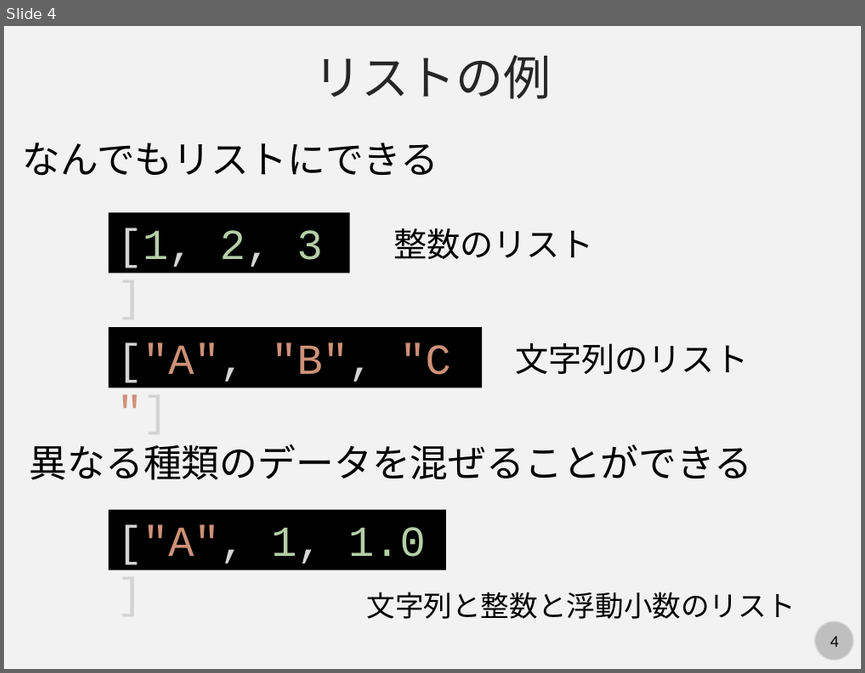
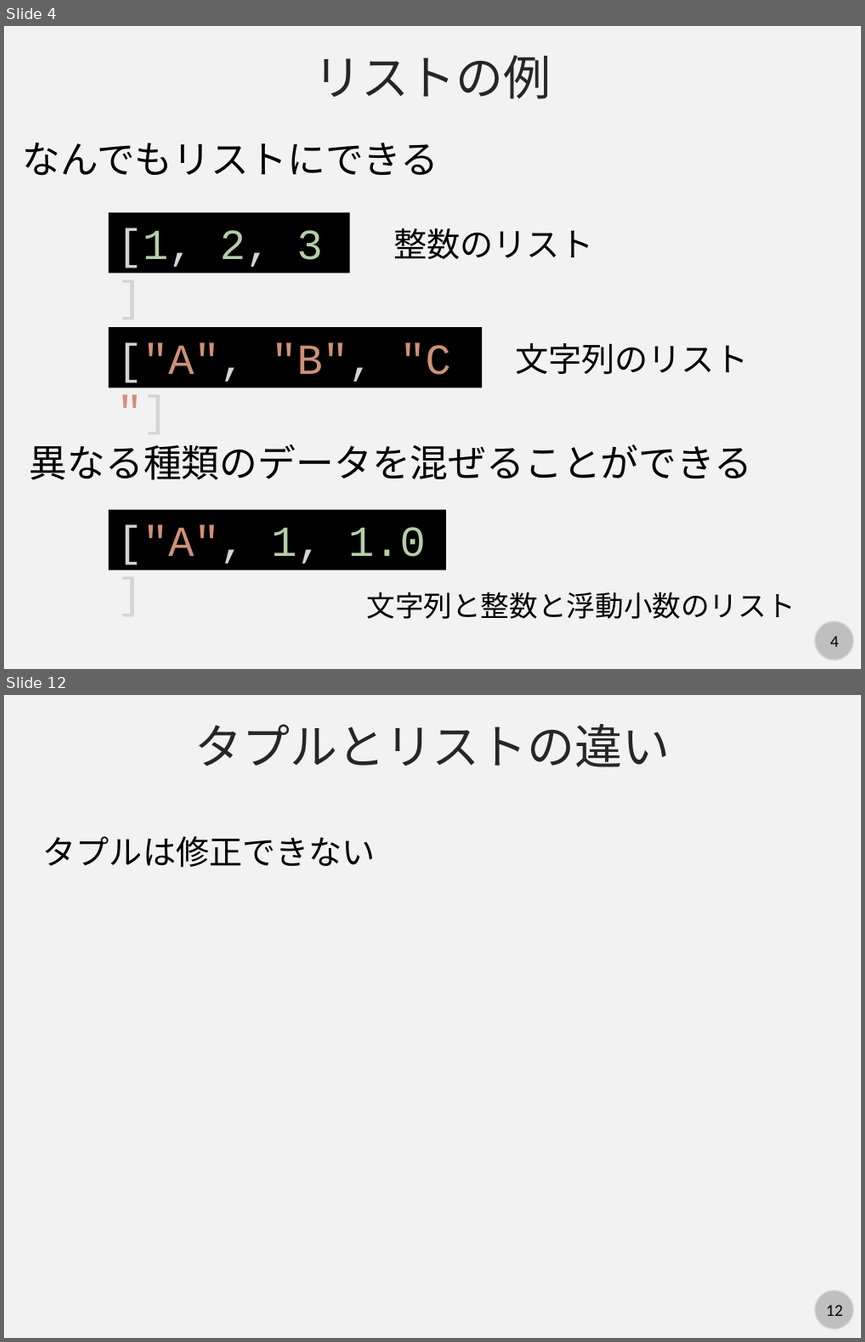
Before and after one commit to kaityo256/python_zero, a slide deck: list/fig/slide.pptx. Shown one above the other, each under a label of ours: slide 4 before the commit, slides 4 and 12 after it; the slides between them are not shown. The pictures are 865x673 and 865x1342 pixels, drawn with LibreOffice and Linux fonts; fonts in the diff are those of the drawing. Boxes give left, top, right and bottom in pixels: in the first picture for what was removed or moved away, otherwise in the second. Text is boxed around its words. In the diff, an @@ line names an element or a change of style, - is before the commit and + after.

```diff
--- a/list/fig/slide.pptx
+++ b/list/fig/slide.pptx
@@ slide 12 added at [4, 695, 861, 1338], background #F2F2F2; not listed: 2 template elements that a slide beside it also shows @@
@@ text added at [194, 724, 670, 767], 40 pt, text #262626 @@
+タプルとリストの違い
@@ text added at [43, 836, 375, 867], 28 pt, text #000000 @@
+タプルは修正できない
```
Also in this commit, not shown: 2 slides changed, 6 other slides added, 2 other files.
